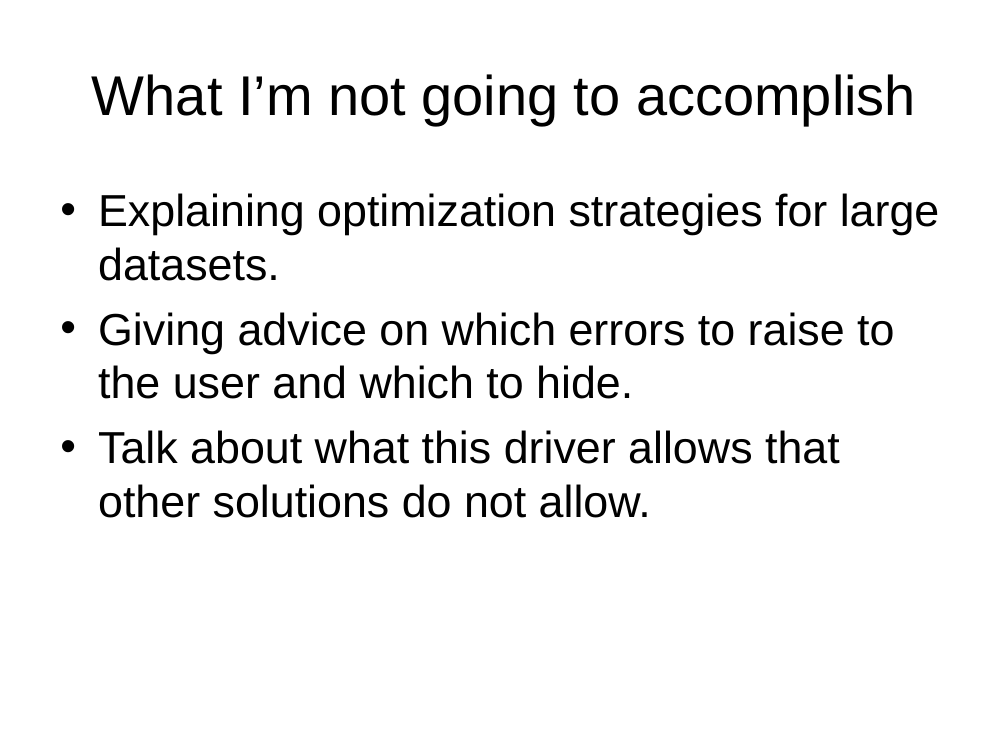
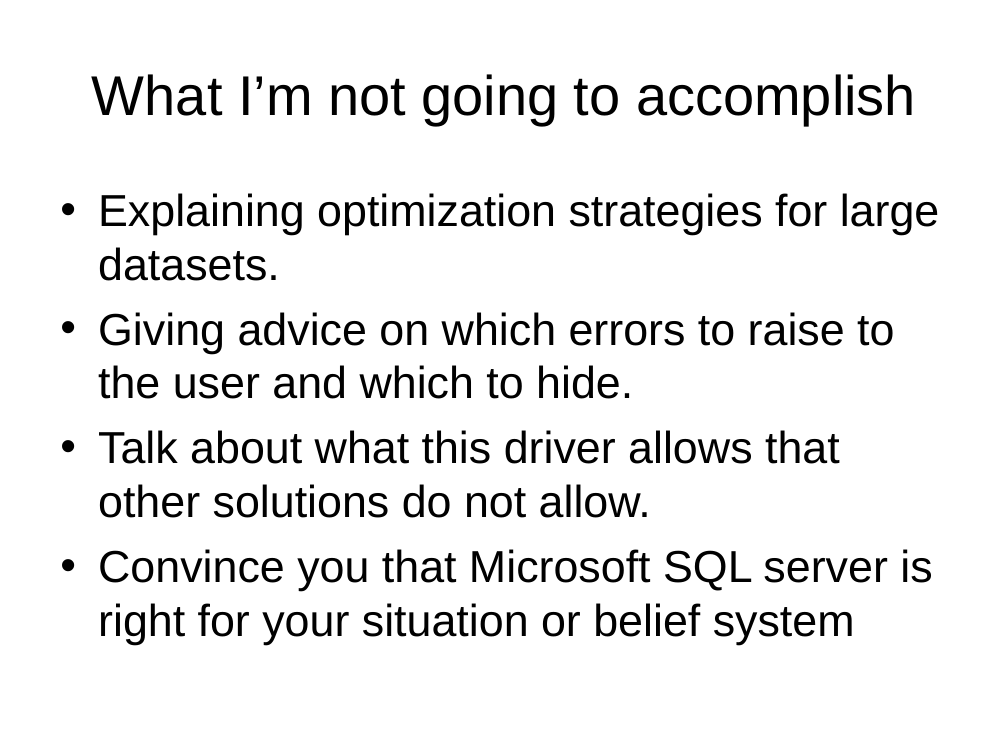
Before and after one commit to LIPHP/Employee-Contact-List, a slide deck: slide 3 of Docs/Using Microsoft SQL Server with PHP.ppt. Drawn at 1008x756 pixels with LibreOffice and Linux fonts; fonts in the diff are those of the drawing. Boxes give left, top, right and bottom in pixels: in the first picture for what was removed or moved away, otherwise in the second. Text is boxed around its words. In the diff, an @@ line names an element or a change of style, - is before the commit and + after.

```diff
--- a/Docs/Using Microsoft SQL Server with PHP.ppt
+++ b/Docs/Using Microsoft SQL Server with PHP.ppt
@@ text at (98,549,932,645): paragraph added @@
+• Convince you that Microsoft SQL server is right for your situation or belief system
```
Also in this commit, not shown: 9 other slides changed, 5 slides added, 2 slides removed, 6 other files.
